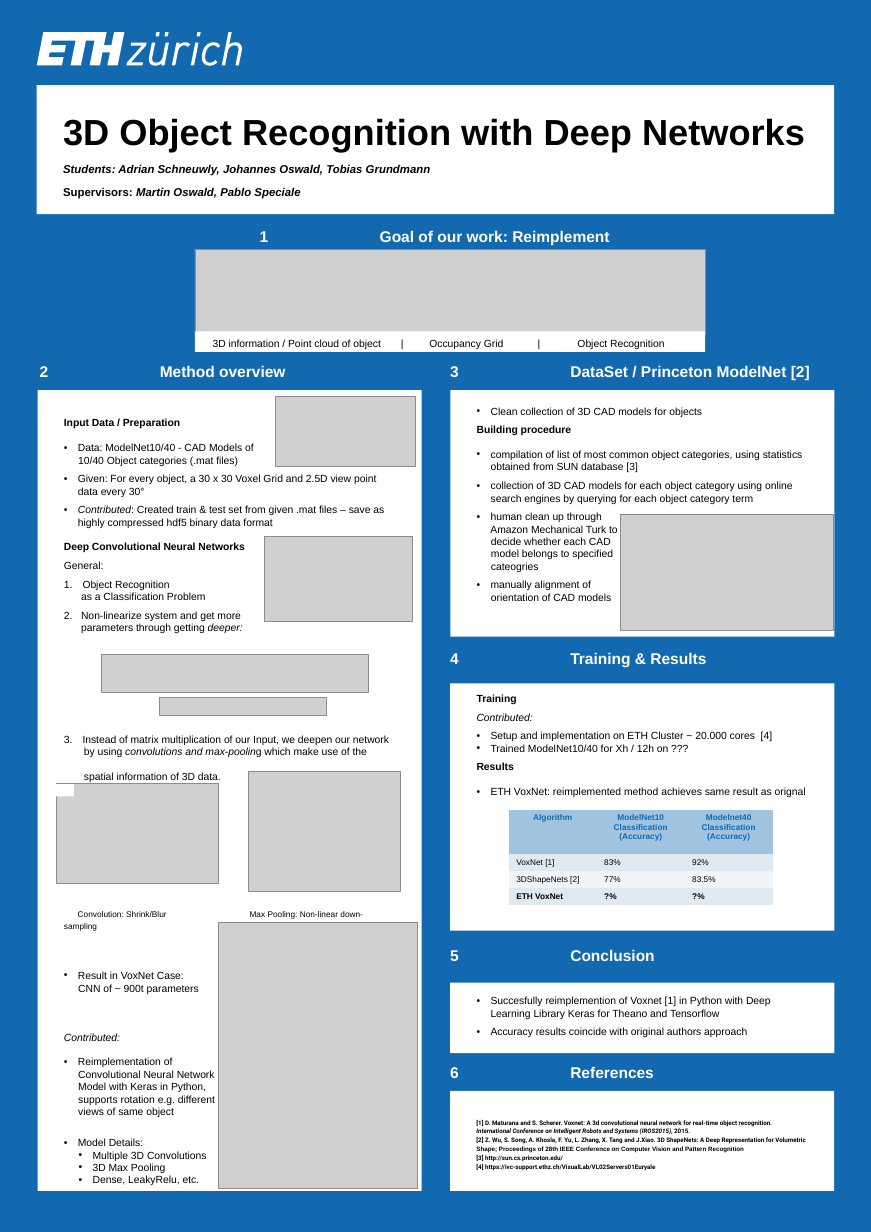
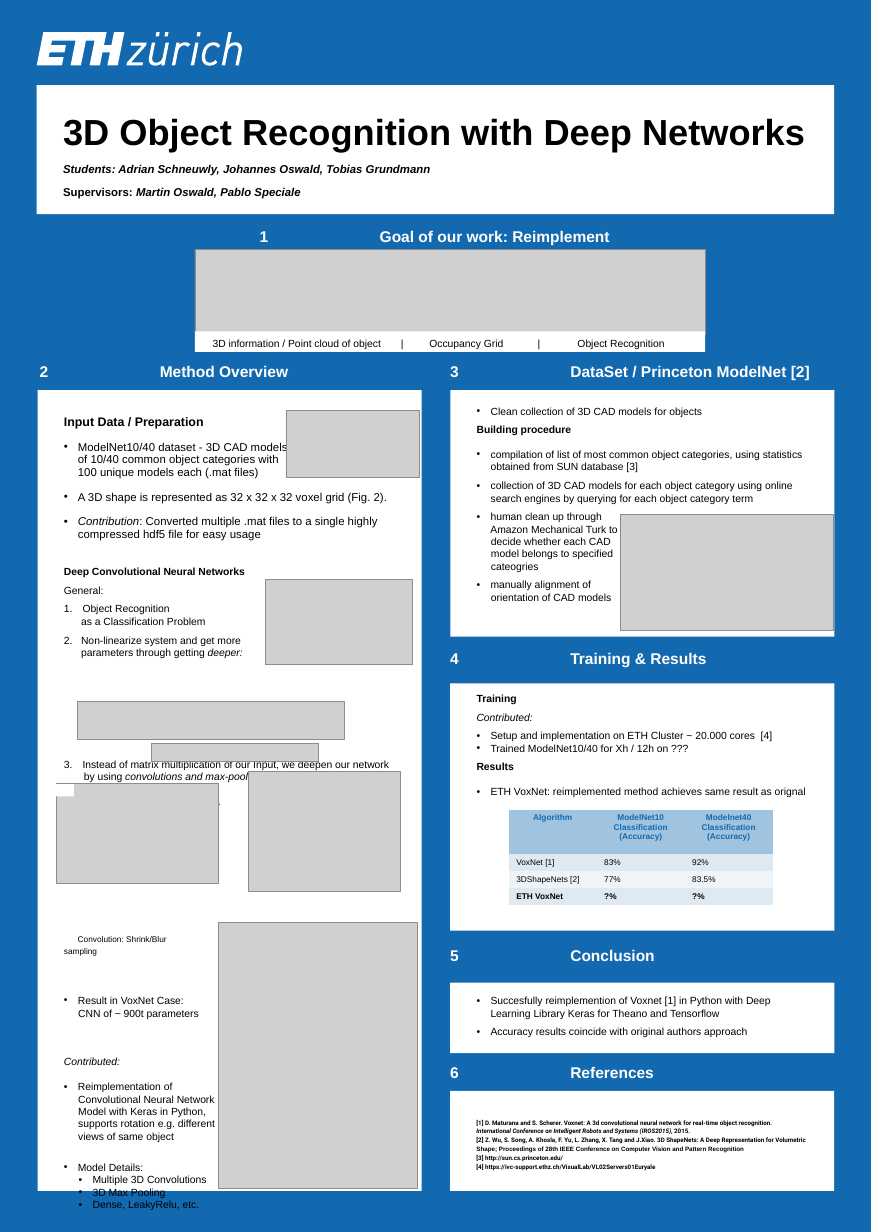
Before and after one commit to AICAE/Deep-3D-Obj-Recognition, a slide deck: slide 1 of poster/poster.pptx. Drawn at 871x1232 pixels with LibreOffice and Linux fonts; fonts in the diff are those of the drawing; grey boxes stand for pictures; background and template pictures are left out. Boxes give left, top, right and bottom in pixels: in the first picture for what was removed or moved away, otherwise in the second. Text is boxed around its words. In the diff, an @@ line names an element or a change of style, - is before the commit and + after.

Commit message:
poster teil input fertig

```diff
--- a/poster/poster.pptx
+++ b/poster/poster.pptx
@@ text at <box>40,365,288,377</box>: text changed @@
-2 Method overview
+2 Method Overview
@@ text in rectangle at <box>64,417,204,429</box>: size 10 to 12 pt in "Input Data / Preparation" @@
@@ picture: place and size @@
-picture at <box>276,396,415,466</box>
+picture at <box>287,411,419,478</box>
@@ text in rectangle at <box>78,442,387,541</box>: text changed; size 10 to 11 pt @@
-• Data: ModelNet10/40 - CAD Models of
-10/40 Object categories (.mat files)
-• Given: For every object, a 30 x 30 Voxel Grid and 2.5D view point data every 30°
-• Contributed: Created train & test set from given .mat files – save as highly compressed hdf5 binary data format
+• ModelNet10/40 dataset - 3D CAD models
+  of 10/40 common object categories with
+  100 unique models each (.mat files)
+• A 3D shape is represented as 32 x 32 x 32 voxel grid (Fig. 2).
+• Contribution: Converted multiple .mat files to a single highly compressed hdf5 file for easy usage
@@ picture: place and size @@
-picture at <box>265,537,412,622</box>
+picture at <box>265,580,413,665</box>
@@ picture removed at <box>101,654,368,692</box> @@
@@ picture added at <box>77,701,344,739</box> @@
@@ picture removed at <box>160,697,327,716</box> @@
@@ picture added at <box>151,744,318,762</box> @@
```
